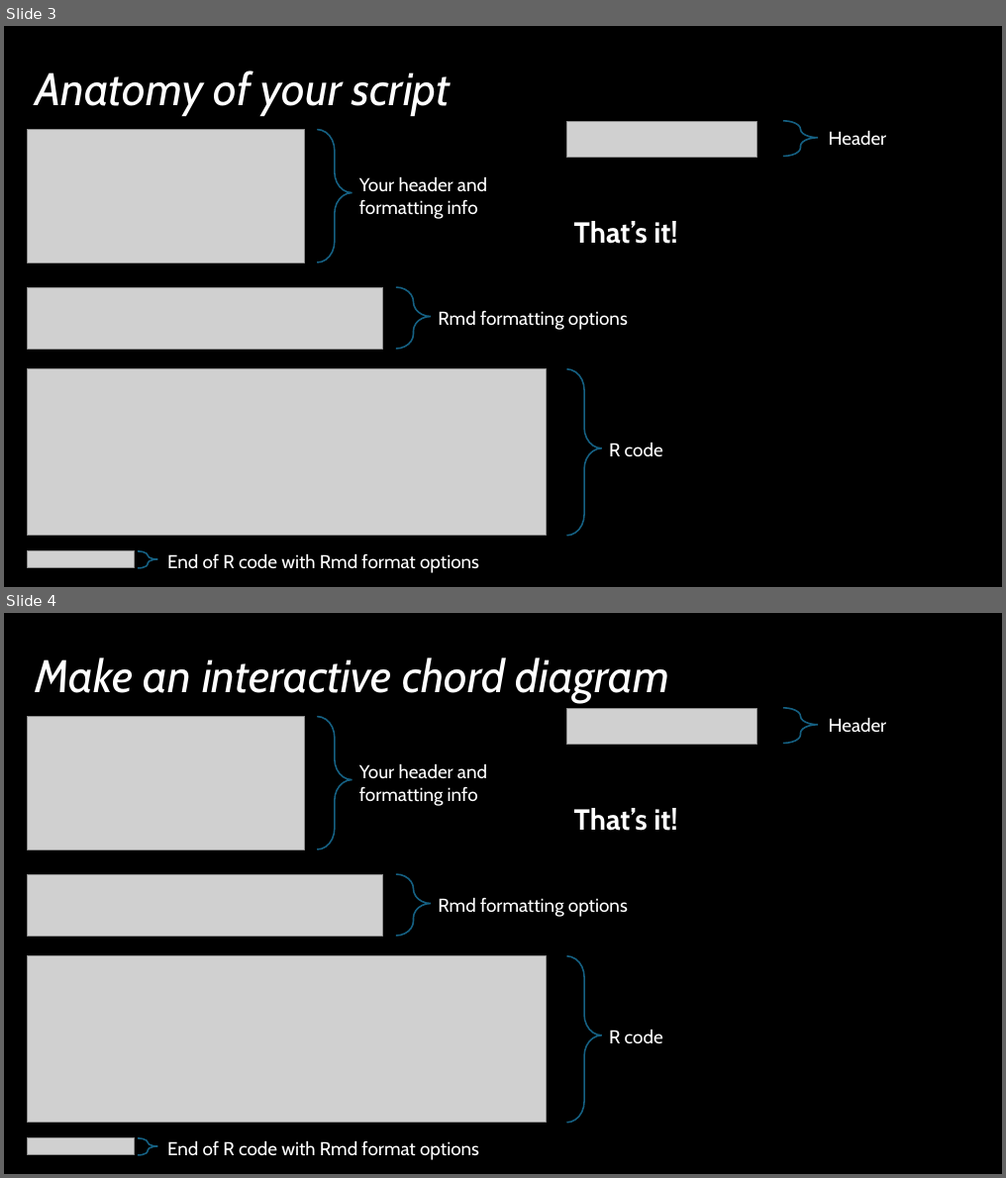
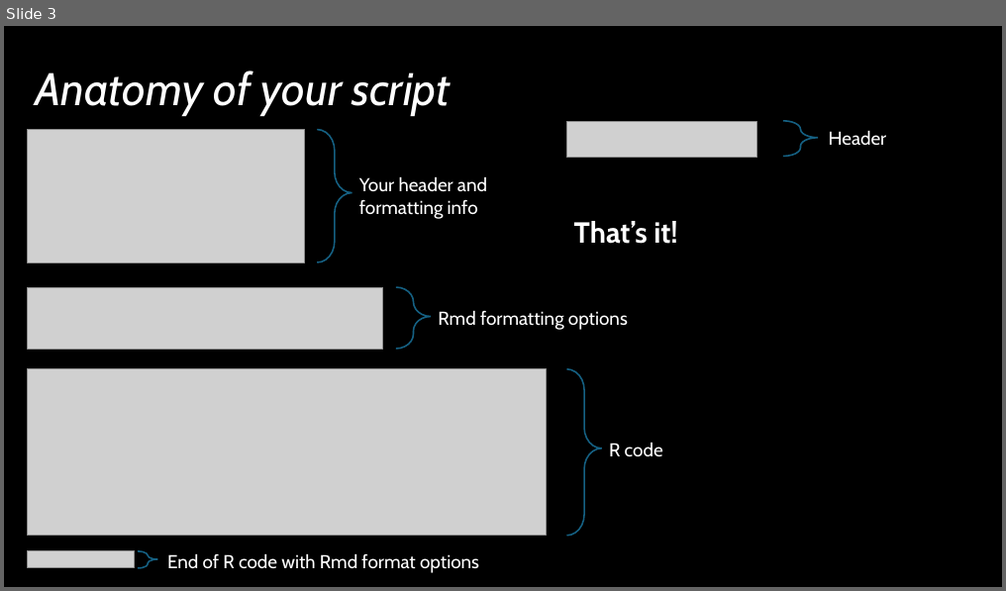
Before and after one commit to vpagowski/Lab_mtg_examples, a slide deck: Lab_mtg_Jun12.pptx. Shown one above the other, each under a label of ours: slides 3 and 4 before the commit, slide 3 after it. The pictures are 1006x1178 and 1006x591 pixels, drawn with LibreOffice and Linux fonts; fonts in the diff are those of the drawing; grey boxes stand for pictures. Boxes give left, top, right and bottom in pixels: in the first picture for what was removed or moved away, otherwise in the second. Text is boxed around its words. In the diff, an @@ line names an element or a change of style, - is before the commit and + after.

```diff
--- a/Lab_mtg_Jun12.pptx
+++ b/Lab_mtg_Jun12.pptx
@@ slide 4 removed at (4,613,1002,1174), background #000000 @@
@@ title removed at (35,658,670,703) @@
-Make an interactive chord diagram
@@ picture removed at (27,716,305,850) @@
@@ right brace removed at (317,716,351,850) @@
@@ picture removed at (567,709,757,744) @@
@@ right brace removed at (783,708,818,744) @@
@@ text removed at (829,717,887,732) @@
-Header
@@ text removed at (359,763,487,806) @@
-Your header and formatting info
@@ text removed at (574,808,677,831) @@
-That’s it!
@@ picture removed at (27,874,383,936) @@
@@ right brace removed at (396,874,431,936) @@
@@ text removed at (438,897,628,917) @@
-Rmd formatting options
@@ picture removed at (27,957,546,1123) @@
@@ right brace removed at (567,957,601,1123) @@
@@ text removed at (609,1030,663,1044) @@
-R code
@@ picture removed at (27,1138,135,1155) @@
@@ right brace removed at (138,1139,158,1156) @@
@@ text removed at (167,1141,479,1160) @@
-End of R code with Rmd format options
```
Also in this commit, not shown: 3 slides added.
